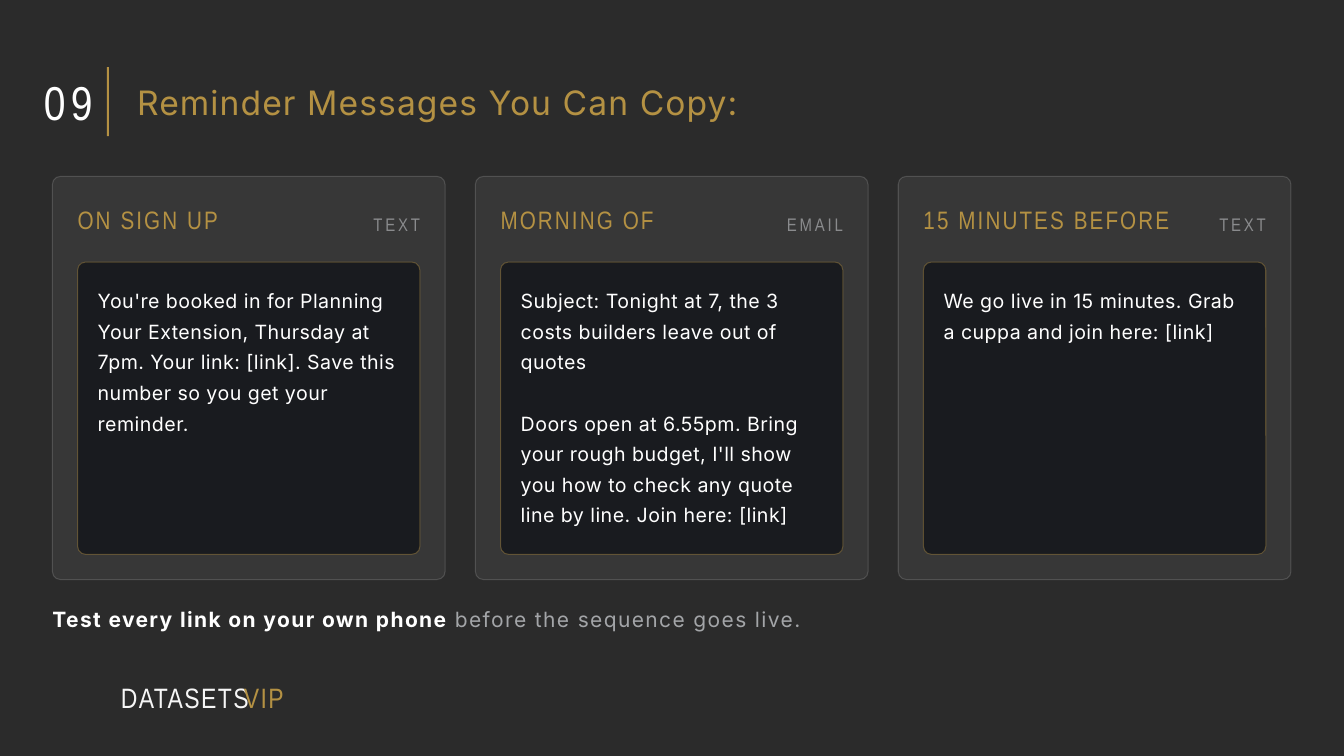
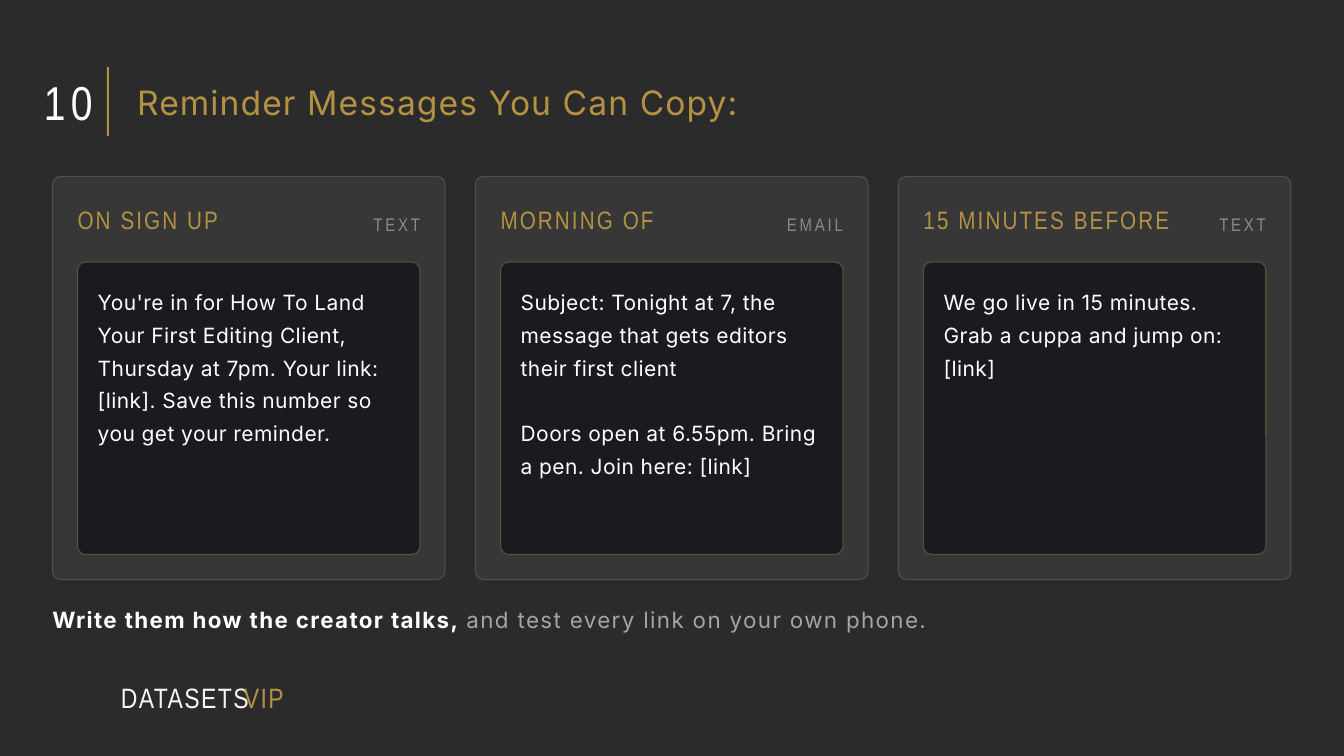
Before and after one commit to NMD2K15/nayscale-landing, a slide deck: slide 13 of vip/webinar-growth-specialist/The Webinar Growth Specialist.pptx (slide 11 before the commit). Drawn at 1344x756 pixels with LibreOffice and Linux fonts; fonts in the diff are those of the drawing; background and template pictures are left out; a plain dark background stands for a picture behind light text. Boxes give left, top, right and bottom in pixels: in the first picture for what was removed or moved away, otherwise in the second. Text is boxed around its words. In the diff, an @@ line names an element or a change of style, - is before the commit and + after.

```diff
--- a/vip/webinar-growth-specialist/The Webinar Growth Specialist.pptx
+++ b/vip/webinar-growth-specialist/The Webinar Growth Specialist.pptx
@@ text at bbox=[44, 87, 93, 121]: text changed @@
-09
+10
@@ text at bbox=[98, 294, 378, 446]: text changed; size 14 to 15 pt @@
-You're booked in for Planning Your Extension, Thursday at 7pm. Your link: [link]. Save this number so you get your reminder.
+You're in for How To Land Your First Editing Client, Thursday at 7pm. Your link: [link]. Save this number so you get your reminder.
@@ text at bbox=[521, 294, 816, 479]: text changed; size 14 to 15 pt @@
-Subject: Tonight at 7, the 3 costs builders leave out of quotes
-Doors open at 6.55pm. Bring your rough budget, I'll show you how to check any quote line by line. Join here: [link]
+Subject: Tonight at 7, the message that gets editors their first client
+Doors open at 6.55pm. Bring a pen. Join here: [link]
@@ text at bbox=[944, 294, 1222, 379]: text changed; size 14 to 15 pt @@
-We go live in 15 minutes. Grab a cuppa and join here: [link]
+We go live in 15 minutes. Grab a cuppa and jump on: [link]
@@ text at bbox=[52, 611, 926, 633]: text changed; size 15 to 16 pt; text colour #FFFFFF to #A3A5A8; bold off @@
-Test every link on your own phone before the sequence goes live.
+Write them how the creator talks, and test every link on your own phone.
```
Also in this commit, not shown: 30 other slides changed, 12 slides added, 8 slides removed, 5 other files.
